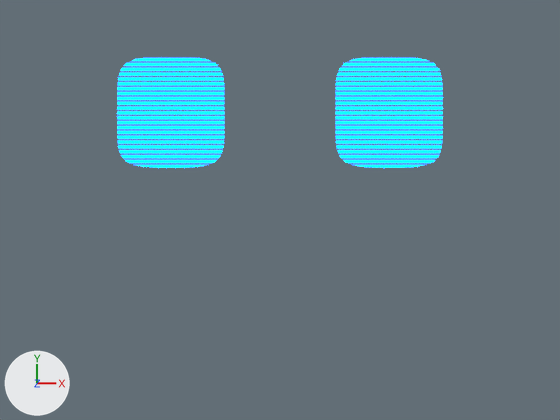
Before and after pictures for a commit that changed the Blender file eyesBlink.blend.
Rendered twice from the file's camera 'Camera'. Arrows for +X, +Y and +Z are at lower left; the lights stay in place. The picture after the commit comes second.

The first picture shows 'Eyes'.
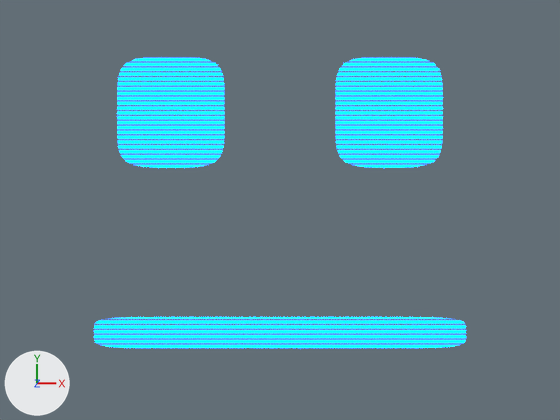
What differs and where, as boxes (x1, y1, x2, y2) in the pictures (560 x 420 px):
'Mouth', shown (cyan): after (94, 317, 466, 348)

Diff of the bpy script that builds the scene:
```diff
--- a/eyesBlink.blend.py
+++ b/eyesBlink.blend.py
@@ ob_mouth @@
 _m = ob_mouth.modifiers.new('Subdivision', 'SUBSURF')
-ob_mouth.hide_set(True)
```
